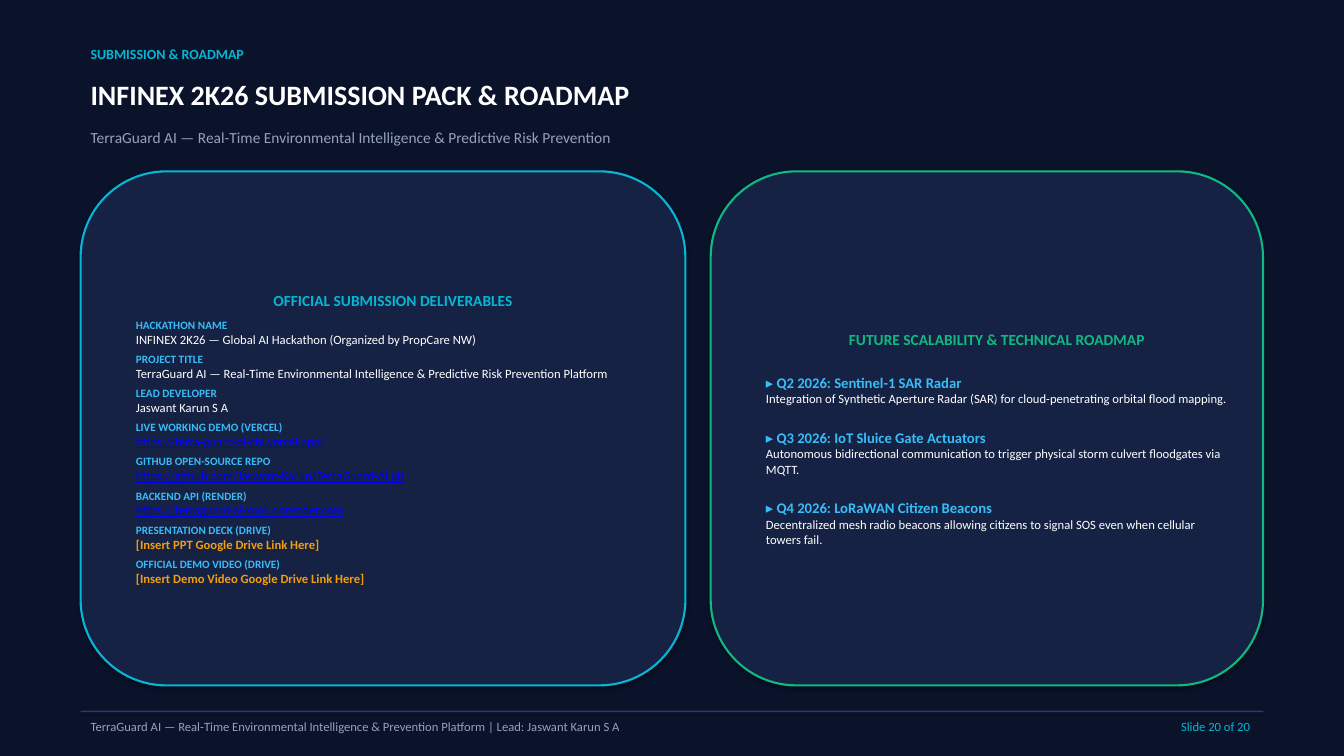
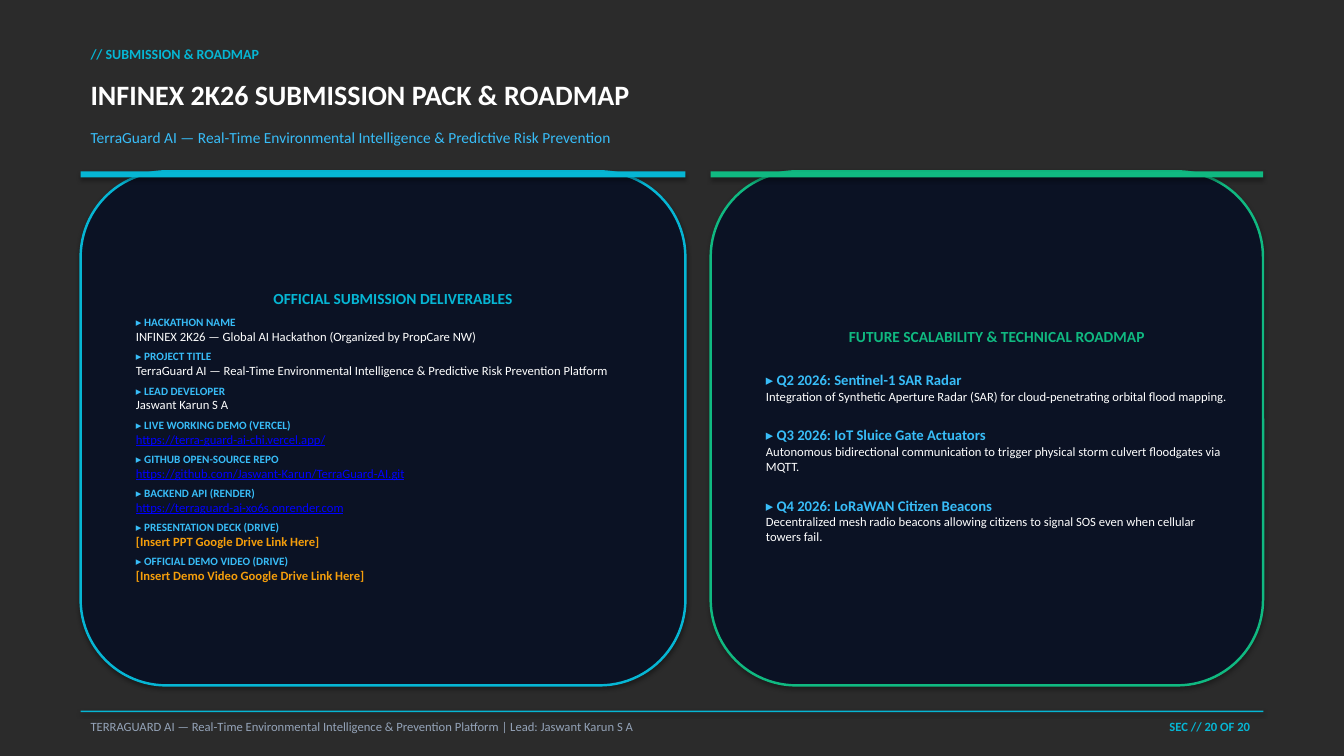
Before and after one commit to Jaswant-Karun/TerraGuard-AI, a slide deck: slide 20 of INFINEX_2K26_TerraGuard_AI_Presentation.pptx. Drawn at 1344x756 pixels with LibreOffice and Linux fonts; fonts in the diff are those of the drawing; background and template pictures are left out; a plain dark background stands for a picture behind light text. Boxes give left, top, right and bottom in pixels: in the first picture for what was removed or moved away, otherwise in the second. Text is boxed around its words. In the diff, an @@ line names an element or a change of style, - is before the commit and + after.

```diff
--- a/INFINEX_2K26_TerraGuard_AI_Presentation.pptx
+++ b/INFINEX_2K26_TerraGuard_AI_Presentation.pptx
@@ background #FFFFFF to picture (left out) @@
@@ rectangle removed at (x1=0, y1=0, x2=1344, y2=756) @@
@@ text at (x1=106, y1=50, x2=259, y2=59): text changed @@
-SUBMISSION & ROADMAP
+// SUBMISSION & ROADMAP
@@ text "TerraGuard AI — Real-Time Environmental ..." at (x1=91, y1=132, x2=610, y2=146): text colour #94A3B8 to #38BDF8 @@
@@ rounded rectangle "OFFICIAL SUBMISSION DELIVERABLES" at (x1=81, y1=171, x2=686, y2=686): fill #162244 to #0B1224; outline #06B6D4 1.5 pt to #06B6D4 1.75 pt @@
@@ rectangle added at (x1=81, y1=171, x2=686, y2=177), fill #06B6D4 @@
@@ rounded rectangle "FUTURE SCALABILITY & TECHNICAL ROADMAP" at (x1=711, y1=171, x2=1263, y2=686): fill #162244 to #0B1224; outline #10B981 1.5 pt to #10B981 1.75 pt @@
@@ rectangle added at (x1=711, y1=171, x2=1263, y2=177), fill #10B981 @@
@@ text in rounded rectangle at (x1=144, y1=318, x2=235, y2=326): text changed @@
-HACKATHON NAME
+▸ HACKATHON NAME
@@ text in rounded rectangle at (x1=144, y1=352, x2=211, y2=360): text changed @@
-PROJECT TITLE
+▸ PROJECT TITLE
@@ text in rounded rectangle at (x1=144, y1=387, x2=226, y2=395): text changed @@
-LEAD DEVELOPER
+▸ LEAD DEVELOPER
@@ text in rounded rectangle at (x1=144, y1=421, x2=290, y2=431): text changed @@
-LIVE WORKING DEMO (VERCEL)
+▸ LIVE WORKING DEMO (VERCEL)
@@ text in rounded rectangle at (x1=144, y1=455, x2=278, y2=463): text changed @@
-GITHUB OPEN-SOURCE REPO
+▸ GITHUB OPEN-SOURCE REPO
@@ text in rounded rectangle at (x1=144, y1=489, x2=255, y2=499): text changed @@
-BACKEND API (RENDER)
+▸ BACKEND API (RENDER)
@@ text in rounded rectangle at (x1=144, y1=523, x2=280, y2=533): text changed @@
-PRESENTATION DECK (DRIVE)
+▸ PRESENTATION DECK (DRIVE)
@@ text in rounded rectangle at (x1=144, y1=557, x2=288, y2=567): text changed @@
-OFFICIAL DEMO VIDEO (DRIVE)
+▸ OFFICIAL DEMO VIDEO (DRIVE)
@@ rectangle at (x1=81, y1=711, x2=1263, y2=712): fill #283A6B to #06B6D4 @@
@@ text at (x1=91, y1=722, x2=633, y2=733): text changed @@
-TerraGuard AI — Real-Time Environmental Intelligence & Prevention Platform | Lead: Jaswant Karun S A
+TERRAGUARD AI — Real-Time Environmental Intelligence & Prevention Platform | Lead: Jaswant Karun S A
@@ text at (x1=1169, y1=722, x2=1250, y2=731): text changed; bold on @@
-Slide 20 of 20
+SEC // 20 OF 20
```
Also in this commit, not shown: 14 other slides changed, 5 slides added, 5 slides removed, 9 other files.
